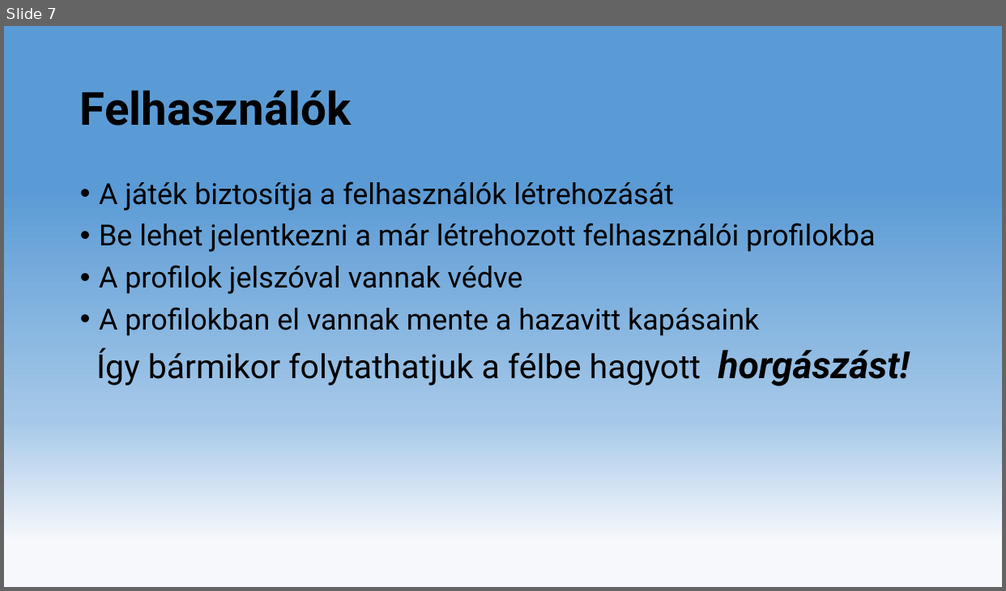
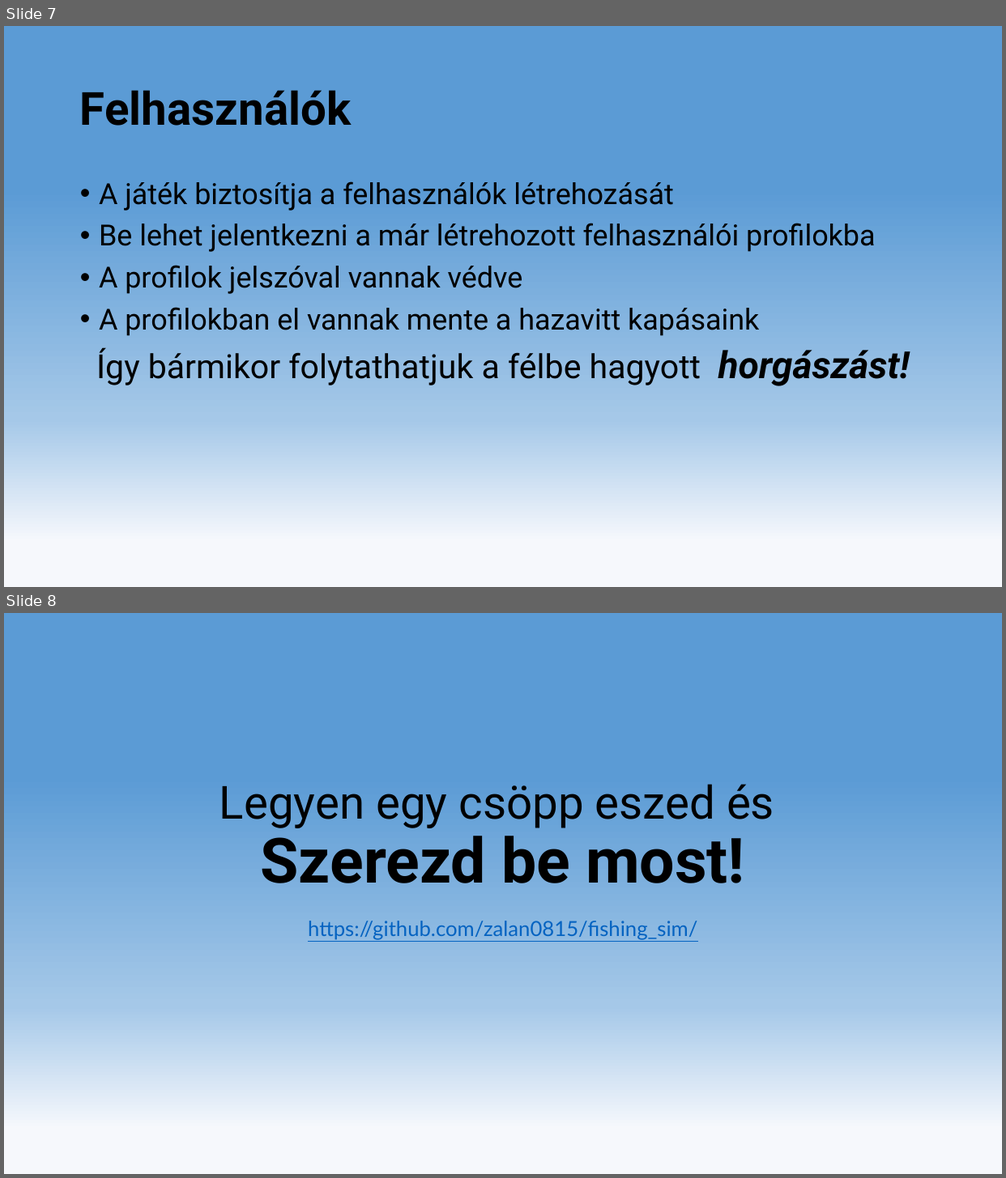
Before and after one commit to zalan0815/fishing_sim, a slide deck: Horgász szimulátor.pptx. Shown one above the other, each under a label of ours: slide 7 before the commit, slides 7 and 8 after it. The pictures are 1006x591 and 1006x1178 pixels, drawn with LibreOffice and Linux fonts; fonts in the diff are those of the drawing; background and template pictures are left out. Boxes give left, top, right and bottom in pixels: in the first picture for what was removed or moved away, otherwise in the second. Text is boxed around its words. In the diff, an @@ line names an element or a change of style, - is before the commit and + after.

```diff
--- a/Horgász szimulátor.pptx
+++ b/Horgász szimulátor.pptx
@@ slide 8 added at [4,613,1002,1174], background gradient #5B9BD5 to #A5C8E8 to #F6F8FC @@
@@ title added at [219,784,774,884], 44 pt, text #000000 @@
+Legyen egy csöpp eszed és
+Szerezd be most!
@@ text added at [308,921,697,940], 20 pt, text #0563C1, underline @@
+https://github.com/zalan0815/fishing_sim/
```
Also in this commit, not shown: 1 slide changed, 1 other slide added.
